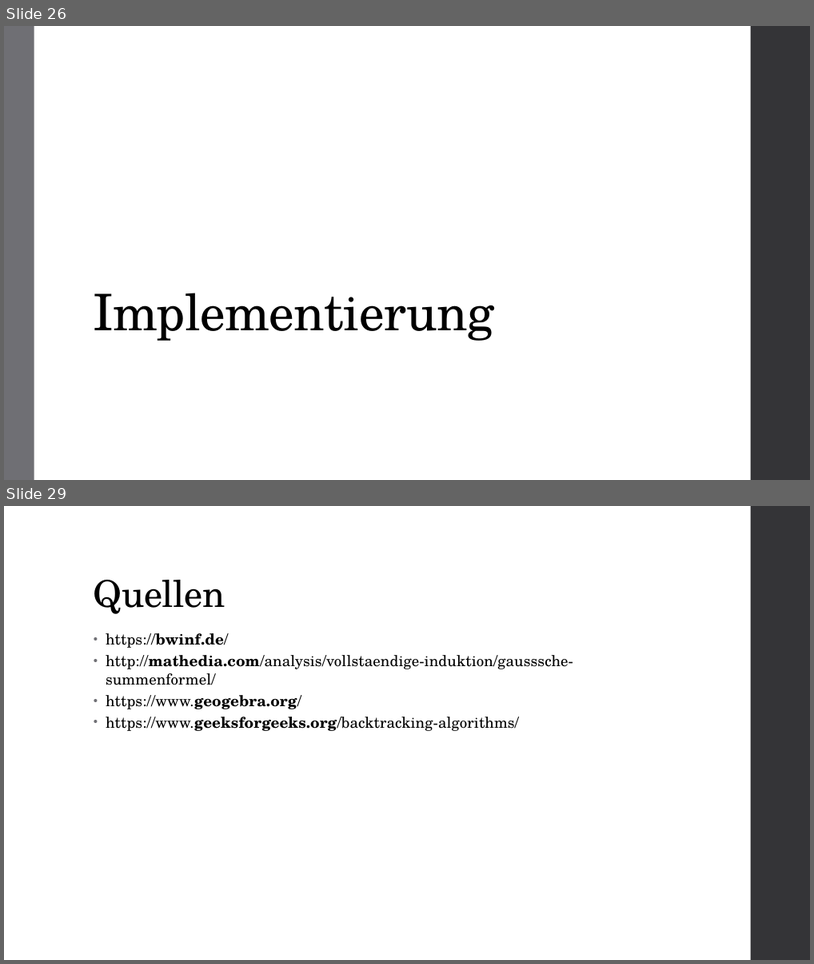
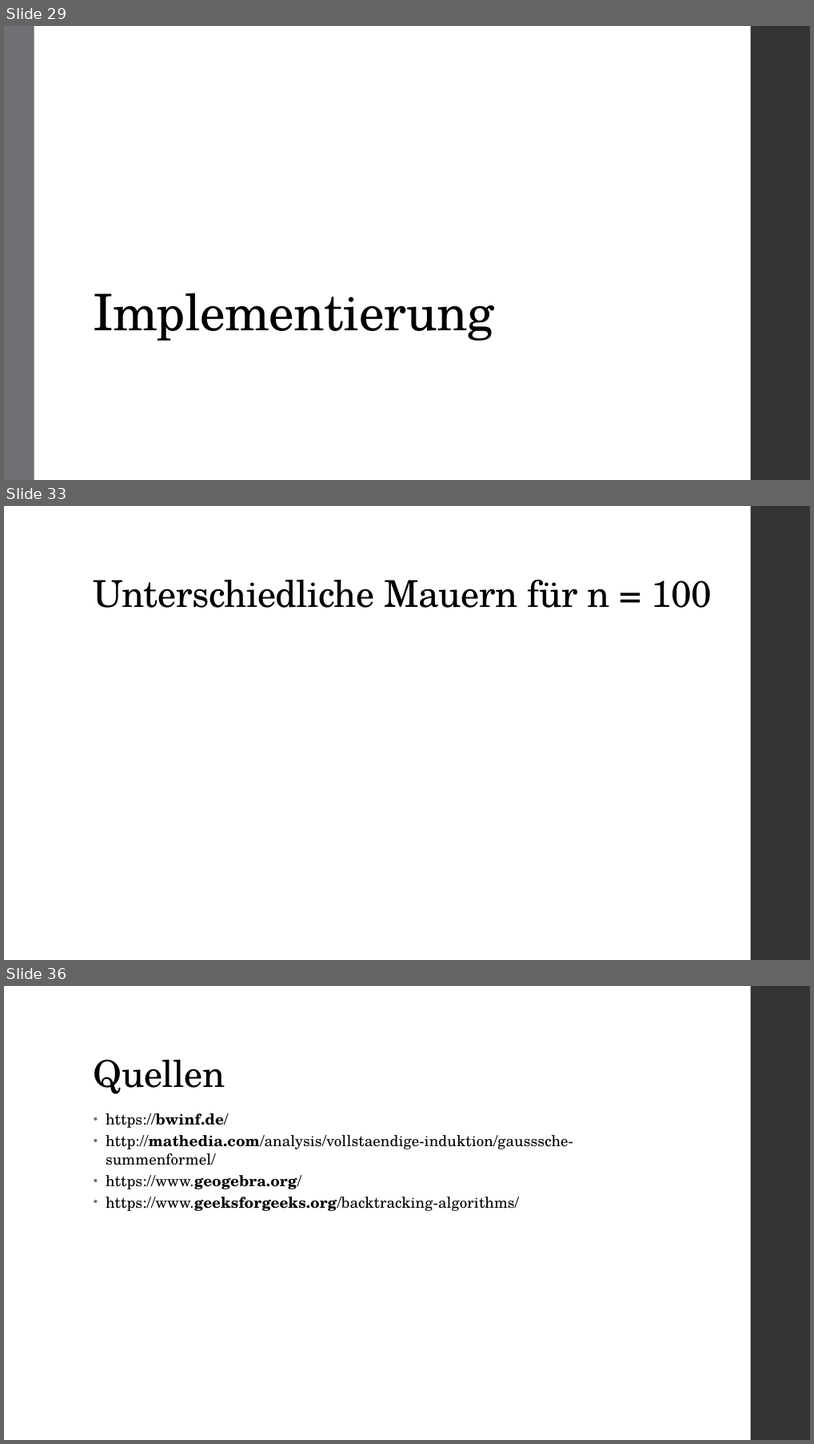
Before and after one commit to atalantus/BwInf36_Runde02, a slide deck: Aufgabe01_Praesentation.pptx. Shown one above the other, each under a label of ours: slides 26 and 29 before the commit, slides 29, 33 and 36 after it; the slides between them are not shown. The pictures are 814x964 and 814x1444 pixels, drawn with LibreOffice and Linux fonts; fonts in the diff are those of the drawing; grey boxes stand for pictures. Boxes give left, top, right and bottom in pixels: in the first picture for what was removed or moved away, otherwise in the second. Text is boxed around its words. In the diff, an @@ line names an element or a change of style, - is before the commit and + after.

```diff
--- a/Aufgabe01_Praesentation.pptx
+++ b/Aufgabe01_Praesentation.pptx
@@ slide 33 added at (4,506,810,960), background #FFFFFF; not listed: 1 template element that a slide beside it also shows @@
@@ title added at (94,580,713,608), 44 pt, text #000000 @@
+Unterschiedliche Mauern für n = 100
@@ what was slide 26 is now slide 29 @@
@@ what was slide 29 is now slide 36 @@
```
Also in this commit, not shown: 3 slides changed, 7 other slides added, 1 slide removed.
